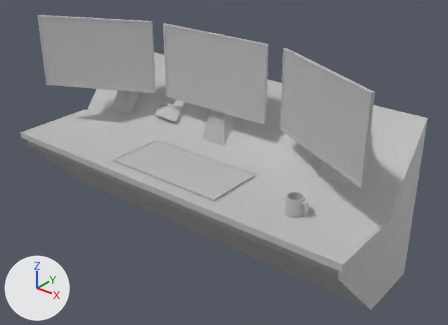
The FBX model Assets/Materials/Controles-sala.fbx: old version first, new version second.
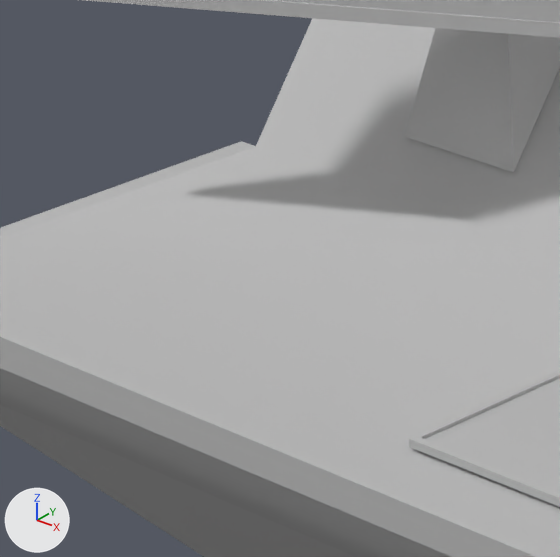
Old and new are each drawn whole from a camera (50 mm lens) standing at (0.2284, -0.187, 0.2224) and looking at (0.0137, 0.0812, 0.056) and again close up on the part from 10% to 31% of the width and 26% to 55% of the height. Lighting does not change. The marker at lower left points along +X, +Y and +Z. Where no turn or scale is listed for an object, it has been applied to the vertices.
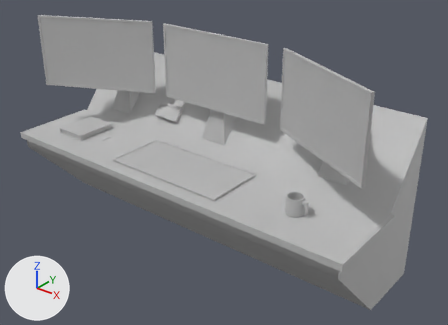
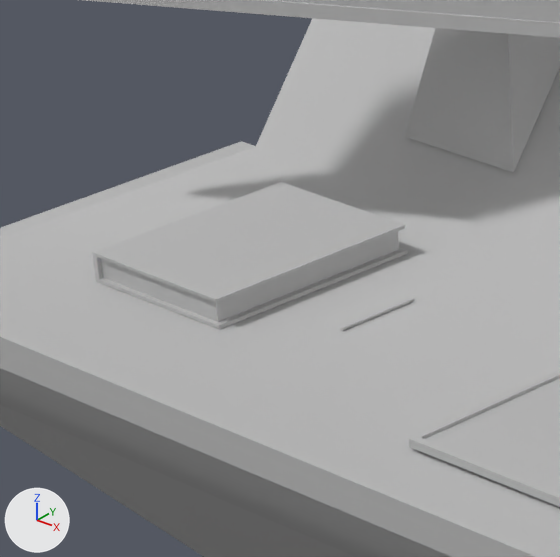
Commit message: Actualizacion controles de sala
se añadieron objetos a la mesa de trabajo

Edits to the scene script, one JSON object a line:
```json
{"op": "add", "block": "me_mesh_007", "code": ["me_mesh_007 = bpy.data.meshes.new('Mesh.007')", "me_mesh_007.from_pydata(...)  # 32 vertices, 30 faces; spans x -0.0108..0.0108, y -0.0139..0.0139, z -0.0018..0.0018", "me_mesh_007.materials.append(mat_phong1)  # grey #bcbcbc"]}
{"op": "add", "block": "me_mesh_008", "code": ["me_mesh_008 = bpy.data.meshes.new('Mesh.008')", "me_mesh_008.from_pydata(...)  # 142 vertices, 160 faces; spans x -0.00021..0.00021, y -0.00534..0.00546, z -0.00021..0.00021", "me_mesh_008.materials.append(mat_phong1)  # grey #bcbcbc"]}
{"op": "add", "block": "ob_pcube7", "code": ["ob_pcube7 = bpy.data.objects.new('pCube7', me_mesh_007)", "ob_pcube7.location = (-0.0906, 0.0611, 0.0582)"]}
{"op": "add", "block": "ob_pcylinder2", "code": ["ob_pcylinder2 = bpy.data.objects.new('pCylinder2', me_mesh_008)", "ob_pcylinder2.location = (-0.0689, 0.0608, 0.0565)"]}
```

Location of each change, [x1, y1, x2, y2] in pixels of the close-ups (560 x 557 px):
```json
{"object": "pCube7", "change": "added", "after": [92, 182, 407, 329]}
{"object": "pCylinder2", "change": "added", "after": [341, 299, 415, 331]}
```
